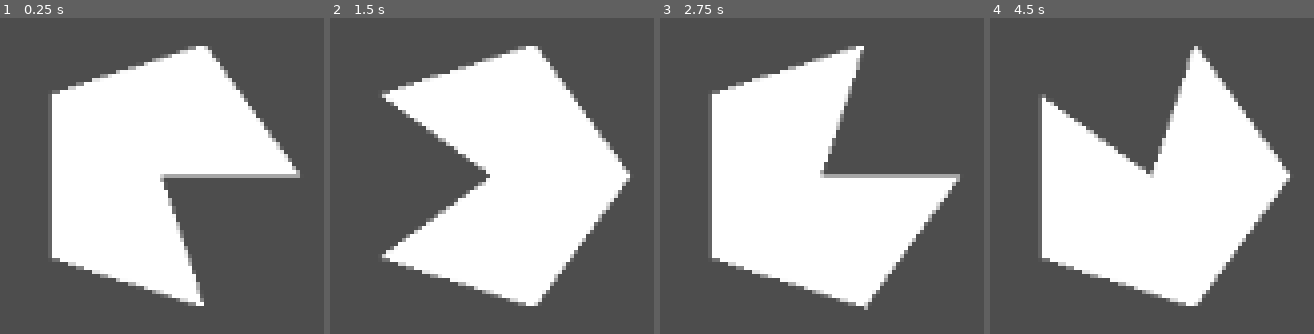
Above: before the commit, frames 1-4 (left to right).
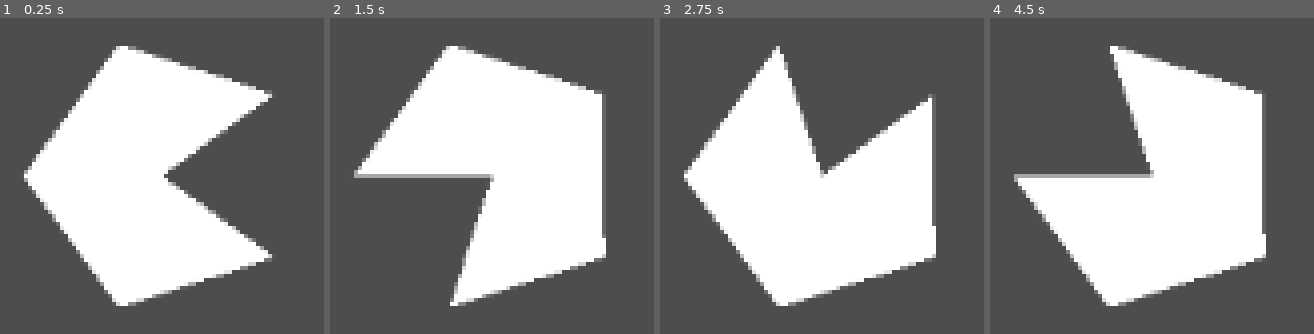
Above: after the commit, the same moments.

Repository: alexcavadora/LAGS-heartbeat
Game: Godot game, scene res://test.tscn
Two runs of this game, one before a commit and one after it. Both use one fixed random seed, a clock stepped at 60 frames per second and the inputs below. The project has no main scene, so this scene is started directly.
Inputs (mouse positions are in pixels of both pictures, inside the frame that each line leads up to):
- Up to frame 1 (0.25 s): no input
- Up to frame 2 (1.5 s): tap Enter at 0.5 s; move the mouse to (outside the picture) at 0.52 s; tap Space at 1.25 s; move the mouse to (outside the picture) at 1.27 s
- Up to frame 3 (2.75 s): tap Enter at 2 s; move the mouse to (outside the picture) at 2.02 s
- Up to frame 4 (4.5 s): tap Space at 2.75, 4.25 s; move the mouse to (outside the picture) at 2.77 s; tap Enter at 3.5 s; move the mouse to (outside the picture) at 3.52 s; move the mouse to (outside the picture) at 4.27 s

The runs differ from the first frame. In frame 1, 18% of the frame differs, in the area x 7-93%, y 8-92%; in frame 2, 18%; in frame 3, 17%; in frame 4, 17%.

Commit message:
3d assets done

Diff:
--- /dev/null
+++ b/3d_test.tscn
@@ -0,0 +1,3 @@
+[gd_scene format=3 uid="uid://bbls7m2phko18"]
+
+[node name="test_level" type="Node3D"]
--- /dev/null
+++ b/player_and_ball.tscn
@@ -0,0 +1,31 @@
+[gd_scene load_steps=5 format=3 uid="uid://bx0msm0hagnj0"]
+
+[sub_resource type="SphereShape3D" id="SphereShape3D_usv2u"]
+
+[sub_resource type="SphereMesh" id="SphereMesh_go726"]
+
+[sub_resource type="CapsuleShape3D" id="CapsuleShape3D_1gj5y"]
+
+[sub_resource type="CapsuleMesh" id="CapsuleMesh_tj5lm"]
+
+[node name="Player" type="CharacterBody3D"]
+motion_mode = 1
+
+[node name="Ball" type="RigidBody3D" parent="."]
+transform = Transform3D(1, 0, 0, 0, 1, 0, 0, 0, 1, 5, 0.5, 0)
+
+[node name="CollisionShape3D" type="CollisionShape3D" parent="Ball"]
+shape = SubResource("SphereShape3D_usv2u")
+
+[node name="MeshInstance3D" type="MeshInstance3D" parent="Ball"]
+mesh = SubResource("SphereMesh_go726")
+
+[node name="CollisionShape3D" type="CollisionShape3D" parent="."]
+transform = Transform3D(1, 0, 0, 0, 1, 0, 0, 0, 1, 0, 1, 0)
+shape = SubResource("CapsuleShape3D_1gj5y")
+
+[node name="MeshInstance3D" type="MeshInstance3D" parent="."]
+transform = Transform3D(1, 0, 0, 0, 1, 0, 0, 0, 1, 0, 1, 0)
+mesh = SubResource("CapsuleMesh_tj5lm")
+
+[node name="SpringArm3D" type="SpringArm3D" parent="."]
--- a/project.godot
+++ b/project.godot
@@ -13,3 +13,7 @@
 config/name="heartbeat"
 config/features=PackedStringArray("4.4", "GL Compatibility")
 config/icon="res://icon.svg"
+
+[physics]
+
+3d/physics_engine="Jolt Physics"
--- a/test.tscn
+++ b/test.tscn
@@ -15,9 +15,8 @@
 polygon = PackedVector2Array(10, 0, 0, 0, 3.09, 9.51, -8.09, 5.88, -8.09, -5.88, 3.09, -9.51)
 
 [node name="Polygon2D" type="Polygon2D" parent="CharacterBody2D"]
-rotation = 0.630643
-scale = Vector2(1, 1)
 polygon = PackedVector2Array(10, 0, 0, 0, 3.09, 9.51, -8.09, 5.88, -8.09, -5.88, 3.09, -9.51)
+uv = PackedVector2Array(10, 0, 0, 0, 3.09, 9.51, -8.09, 5.88, -8.09, -5.88, 3.09, -9.51)
 
 [node name="CollisionShape2D2" type="CollisionPolygon2D" parent="CharacterBody2D"]
 modulate = Color(4.21144e-07, 0.154986, 0.217949, 1)
